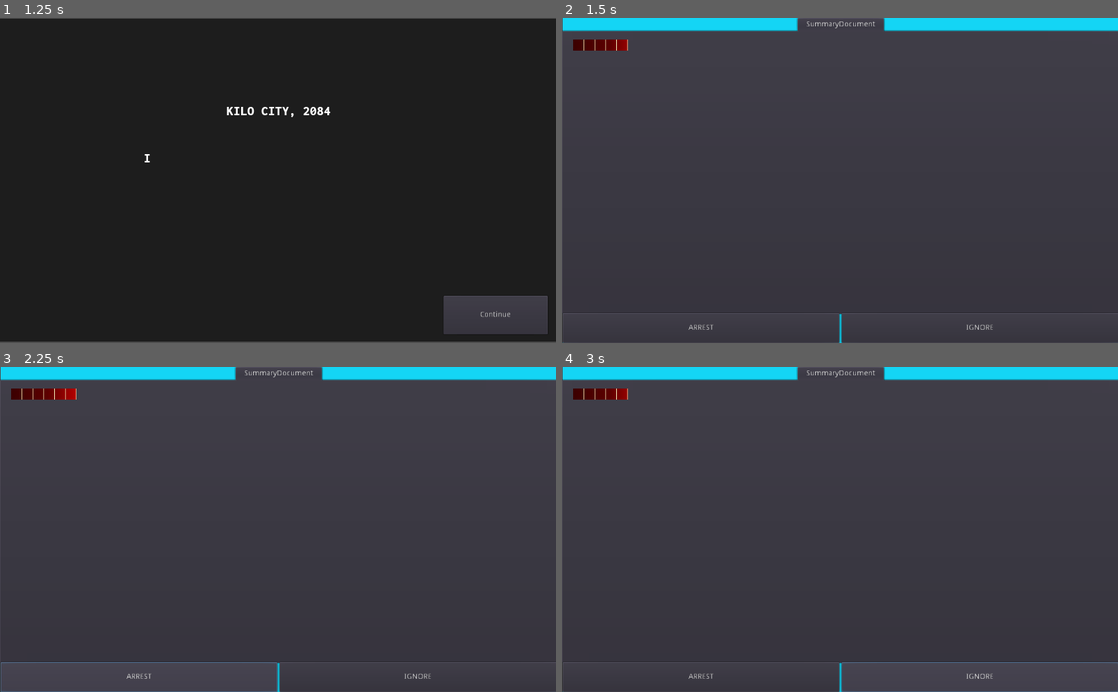
Above: before the commit, frames 1-4 (two rows, left to right).
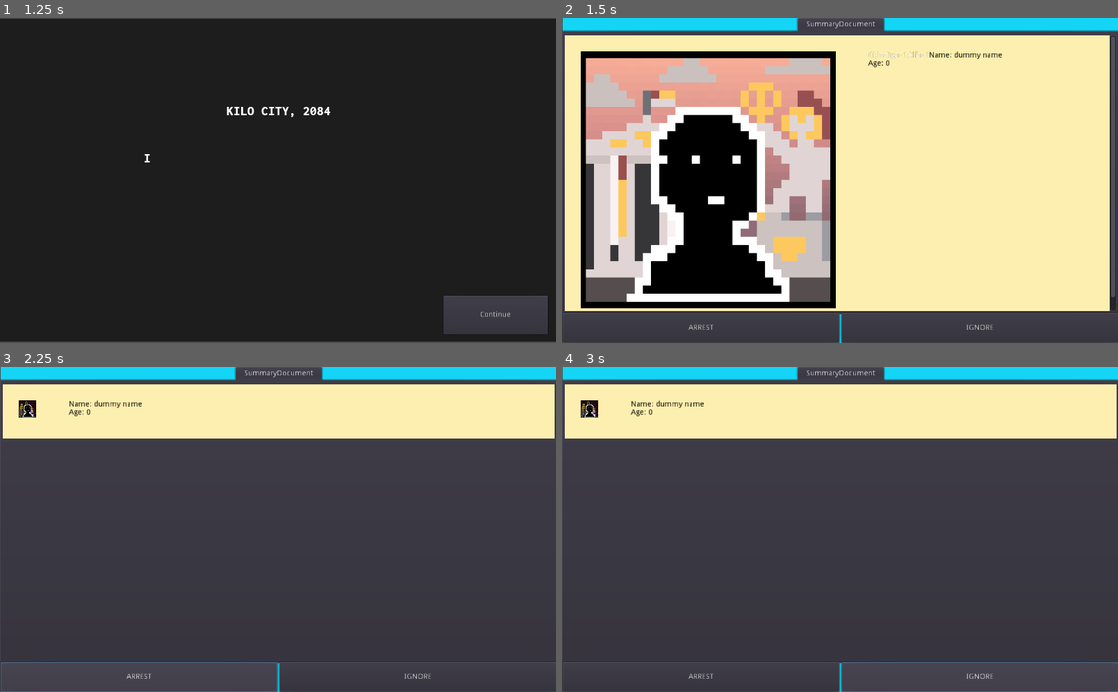
Above: after the commit, the same moments.

Repository: NicholasTung/surveillance
Game: Godot game, scene res://Scenes/MainMenu.tscn
Same seed, same stepped clock (60 frames per second), same inputs: the game is played once before the commit and once after it.
Inputs:
- Up to frame 1 (1.25 s): click "Login" at 0.5 s
- Up to frame 2 (1.5 s): click "Continue" at 1.25 s
- Up to frame 3 (2.25 s): click "ARREST" at 2 s
- Up to frame 4 (3 s): click "IGNORE" at 2.75 s

Frame 1 is identical in both runs. In frame 2, 82% of the frame differs, in the area x 0-100%, y 5-91%; in frame 3, 17%; in frame 4, 17%.
Error after the commit: Attempt to call function 'instance' in base 'null instance' on a null instance. (res://Scenes/document-building/GameUI.gd:38)

Commit message:
scene pathing test updates

Diff:
--- /dev/null
+++ b/Scenes/Cases/day-1/1-1-john-smith.tscn
@@ -0,0 +1,35 @@
+[gd_scene load_steps=3 format=2]
+
+[ext_resource path="res://Scenes/document-building/SummaryDocument/SummaryDocument.tscn" type="PackedScene" id=1]
+[ext_resource path="res://png/Capital+person.png" type="Texture" id=2]
+
+[node name="Node" type="Control"]
+
+[node name="SummaryDocument" parent="." instance=ExtResource( 1 )]
+next_case_scene_path = "res://Scenes/Cases/day-1/1-2-mary-smith.tscn"
+
+[node name="VBoxContainer" parent="SummaryDocument" index="0"]
+margin_bottom = 534.0
+
+[node name="HeaderContainer" parent="SummaryDocument/VBoxContainer" index="0"]
+margin_bottom = 534.0
+__meta__ = {
+"_editor_description_": ""
+}
+
+[node name="SummaryPhoto" parent="SummaryDocument/VBoxContainer/HeaderContainer" index="0"]
+margin_right = 529.0
+margin_bottom = 534.0
+
+[node name="TextureRect" parent="SummaryDocument/VBoxContainer/HeaderContainer/SummaryPhoto" index="0"]
+margin_right = 499.0
+margin_bottom = 504.0
+texture = ExtResource( 2 )
+
+[node name="SummaryOverview" parent="SummaryDocument/VBoxContainer/HeaderContainer" index="1"]
+margin_left = 529.0
+margin_bottom = 534.0
+text = "di;lsahgasd;klfasd"
+
+[editable path="SummaryDocument"]
+[editable path="SummaryDocument/VBoxContainer/HeaderContainer/SummaryPhoto"]
--- /dev/null
+++ b/Scenes/Cases/day-1/1-2-mary-smith.tscn
@@ -0,0 +1,23 @@
+[gd_scene load_steps=3 format=2]
+
+[ext_resource path="res://Scenes/document-building/SummaryDocument/SummaryDocument.tscn" type="PackedScene" id=1]
+[ext_resource path="res://xcf/smallpfp.png" type="Texture" id=2]
+
+[node name="Node" type="Node"]
+
+[node name="SummaryDocument" parent="." instance=ExtResource( 1 )]
+next_case_summary_scene = "res://Scenes/Cases/day-1/1-1-john-smith.tscn"
+
+[node name="SummaryPhoto" parent="SummaryDocument/VBoxContainer/HeaderContainer" index="0"]
+margin_right = 92.0
+
+[node name="TextureRect" parent="SummaryDocument/VBoxContainer/HeaderContainer/SummaryPhoto" index="0"]
+margin_right = 62.0
+margin_bottom = 70.0
+texture = ExtResource( 2 )
+
+[node name="SummaryOverview" parent="SummaryDocument/VBoxContainer/HeaderContainer" index="1"]
+margin_left = 92.0
+
+[editable path="SummaryDocument"]
+[editable path="SummaryDocument/VBoxContainer/HeaderContainer/SummaryPhoto"]
--- a/Scenes/document-building/GameUI.gd
+++ b/Scenes/document-building/GameUI.gd
@@ -2,23 +2,49 @@
 
 
 const SummaryDocument = preload("SummaryDocument/SummaryDocument.tscn")
+onready var doc_viewer = get_node("PanelContainer/VBoxContainer/DocumentViewer")
 
+var current_case = null
+var current_case_summary
 
 # Called when the node enters the scene tree for the first time.
 func _ready():
 	# testing
-	$PanelContainer/VBoxContainer/DocumentViewer.add_child(SummaryDocument.instance())
+	current_case = preload("res://Scenes/Cases/day-1/1-1-john-smith.tscn").instance()
+	set_case(current_case)
+#	print(current_case.get_node("SummaryDocument"))
+#	doc_viewer.add_child(current_case.get_node("SummaryDocument"))
+#	print("ready finished")
 
 
-# Called every frame. 'delta' is the elapsed time since the previous frame.
-#func _process(delta):
+
+func set_case(case_instance):
+	for child in doc_viewer.get_children():
+		doc_viewer.remove_child(child)
+
+#	if current_case:
+#		current_case.queue_free()
+
+#	current_case = case_instance
+	current_case_summary = current_case.get_node("SummaryDocument")
+	current_case.remove_child(current_case_summary)
+	doc_viewer.add_child(current_case_summary)
+#	doc_viewer.add_child(current_case)
+	print("doiaspghdsap")
+
+
+func process_case_decision(arrested):
+	print(current_case_summary.next_case_scene_path)
+	current_case = load(current_case_summary.next_case_scene_path).instance()
+	set_case(current_case)
 #	pass
 
-
 func _on_IgnoreButton_button_up():
+	process_case_decision(false)
 	$TextureProgress.value-=10
 	#get_tree().change_scene("res://Scenes/Intro/intro1.tscn")
 
 
 func _on_ArrestButton_button_up():
+	process_case_decision(true)
 	$TextureProgress.value+=10
--- a/Scenes/document-building/GameUI.tscn
+++ b/Scenes/document-building/GameUI.tscn
@@ -46,6 +46,7 @@
 text = "IGNORE"
 
 [node name="TextureProgress" type="TextureProgress" parent="."]
+visible = false
 margin_left = 20.0
 margin_top = 40.0
 margin_right = 220.0
--- a/Scenes/document-building/SummaryDocument/SummaryDocument.gd
+++ b/Scenes/document-building/SummaryDocument/SummaryDocument.gd
@@ -1,4 +1,4 @@
-extends VBoxContainer
+extends ScrollContainer
 
 
 const SummaryOverview = preload("components/SummaryOverview.tscn")
@@ -7,32 +7,34 @@
 
 var photo_instance
 var overview_instance
-var sections_list
+var sections_list = []
+export var next_case_scene_path = "default value"
 
-func _init(p_photo, p_overview, p_section_list):
-	photo_instance = p_photo
-	overview_instance = p_overview
-	sections_list = p_section_list
+#func _init(p_photo, p_overview, p_section_list, p_next_case_path):
+#	photo_instance = p_photo
+#	overview_instance = p_overview
+#	sections_list = p_section_list
+#	next_case_scene_path = p_next_case_path
 
 
 # Called when the node enters the scene tree for the first time.
 func _ready():
-	add_photo(photo_instance)
-	add_overview(overview_instance)
+#	add_photo(photo_instance)
+#	add_overview(overview_instance)
 
 	for section in sections_list:
-		add_child(section)
+		add_section(section)
 
 func add_photo(photo_instance_param):
-	$HeaderContainer.add_child(photo_instance_param)
+	$VBoxContainer/HeaderContainer.add_child(photo_instance_param)
 
 
 func add_overview(overview_instance_param):
-	$HeaderContainer.add_child(overview_instance_param)
+	$VBoxContainer/HeaderContainer.add_child(overview_instance_param)
 
 
 func add_section(section_instance_param):
-	add_child(section_instance_param)
+	$VBoxContainer.add_child(section_instance_param)
 # Called every frame. 'delta' is the elapsed time since the previous frame.
 #func _process(delta):
 #	pass
--- a/Scenes/document-building/SummaryDocument/SummaryDocument.tscn
+++ b/Scenes/document-building/SummaryDocument/SummaryDocument.tscn
@@ -1,25 +1,35 @@
-[gd_scene load_steps=2 format=2]
+[gd_scene load_steps=4 format=2]
 
 [ext_resource path="res://Scenes/document-building/SummaryDocument/SummaryDocument.gd" type="Script" id=1]
+[ext_resource path="res://Scenes/document-building/SummaryDocument/components/SummaryOverview.tscn" type="PackedScene" id=2]
+[ext_resource path="res://Scenes/document-building/SummaryDocument/components/SummaryPhoto.tscn" type="PackedScene" id=3]
 
 [node name="SummaryDocument" type="ScrollContainer"]
 margin_right = 1024.0
 margin_bottom = 600.0
 rect_min_size = Vector2( 40, 40 )
+script = ExtResource( 1 )
 
 [node name="VBoxContainer" type="VBoxContainer" parent="."]
 margin_right = 1024.0
-margin_bottom = 40.0
+margin_bottom = 100.0
 size_flags_horizontal = 3
 custom_constants/separation = 0
-script = ExtResource( 1 )
 
 [node name="HeaderContainer" type="HBoxContainer" parent="VBoxContainer"]
 margin_right = 1024.0
-margin_bottom = 40.0
+margin_bottom = 100.0
 grow_horizontal = 2
 grow_vertical = 2
 rect_min_size = Vector2( 40, 40 )
 size_flags_horizontal = 3
 size_flags_vertical = 3
 custom_constants/separation = 0
+
+[node name="SummaryPhoto" parent="VBoxContainer/HeaderContainer" instance=ExtResource( 3 )]
+margin_right = 60.0
+margin_bottom = 100.0
+
+[node name="SummaryOverview" parent="VBoxContainer/HeaderContainer" instance=ExtResource( 2 )]
+margin_left = 60.0
+margin_bottom = 100.0
--- a/Scenes/document-building/SummaryDocument/components/SummaryPhoto.gd
+++ b/Scenes/document-building/SummaryDocument/components/SummaryPhoto.gd
@@ -4,20 +4,21 @@
 # Declare member variables here. Examples:
 # var a = 2
 # var b = "text"
-var photo_path
-
-func _init(p_path = "res://icon.png"):
-	photo_path = p_path
+#var photo_path
+#
+#func _init(p_path = "res://icon.png"):
+#	photo_path = p_path
 
 
 # Called when the node enters the scene tree for the first time.
 func _ready():
-	var texture = ImageTexture.new()
-	var image = Image.new()
-	image.load(photo_path)
-	texture.create_from_image(image)
-	$TextureRect.texture = texture
+#	var texture = ImageTexture.new()
+#	var image = Image.new()
+#	image.load(photo_path)
+#	texture.create_from_image(image)
+#	$TextureRect.texture = texture
 	#pass # Replace with function body.
+	pass
 
 
 # Called every frame. 'delta' is the elapsed time since the previous frame.
